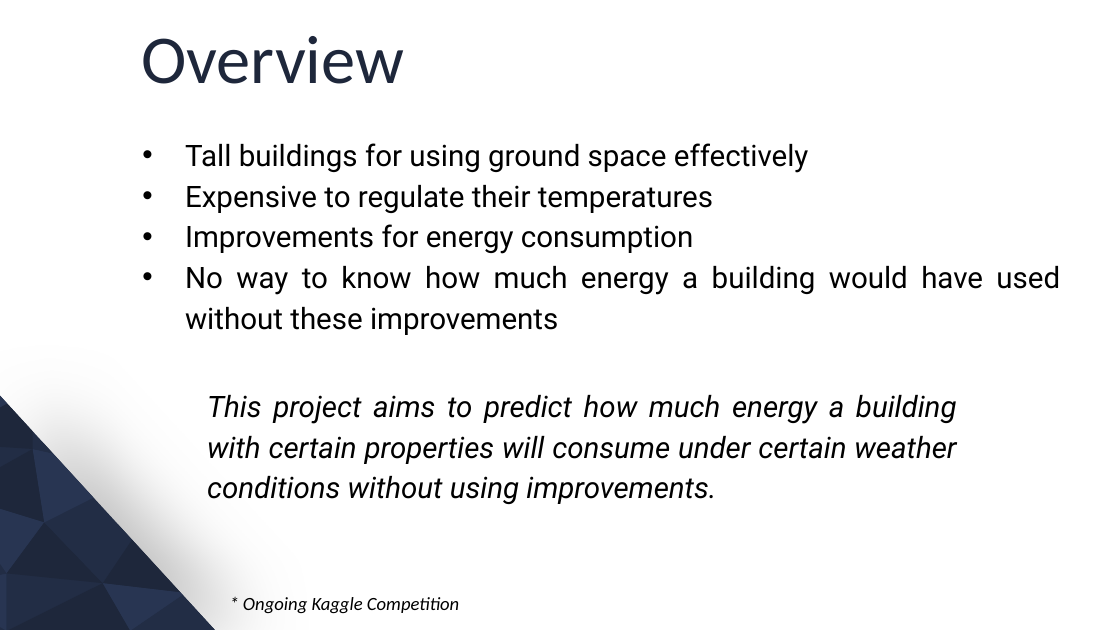
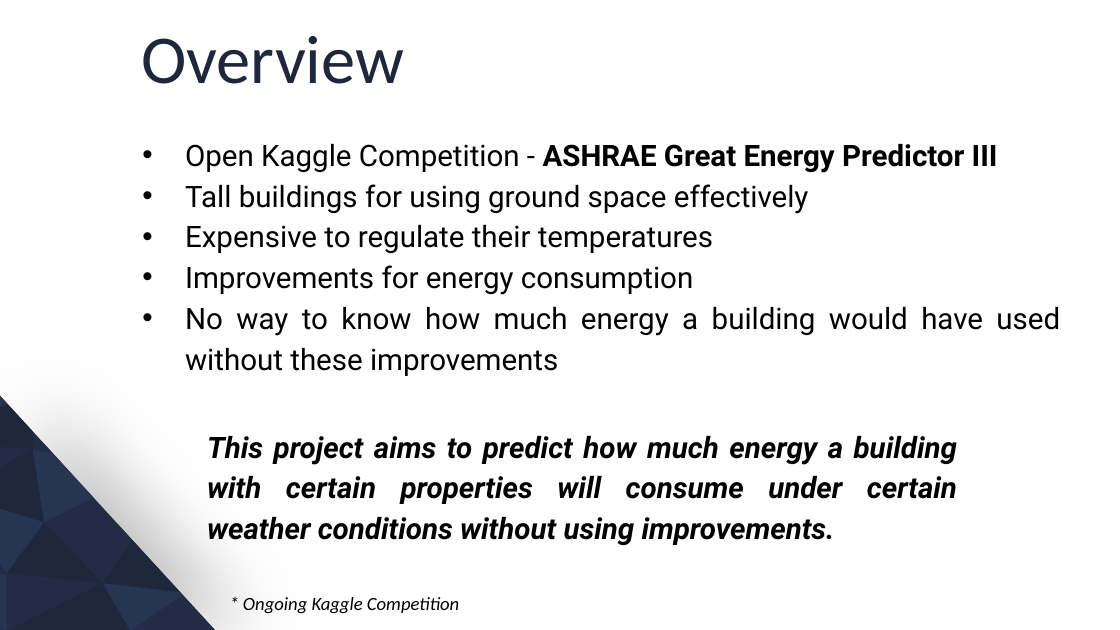
Before and after one commit to SnehalD14/Building-Energy-Prediction, a slide deck: slide 2 of Project Presentation.pptx. Drawn at 1120x630 pixels with LibreOffice and Linux fonts; fonts in the diff are those of the drawing; background and template pictures are left out. Boxes give left, top, right and bottom in pixels: in the first picture for what was removed or moved away, otherwise in the second. Text is boxed around its words. In the diff, an @@ line names an element or a change of style, - is before the commit and + after.

Commit message:
Updating Project Presentation

```diff
--- a/Project Presentation.pptx
+++ b/Project Presentation.pptx
@@ text at (x1=185, y1=144, x2=998, y2=173): paragraph added @@
+  • Open Kaggle Competition - ASHRAE Great Energy Predictor III
@@ text at (x1=207, y1=436, x2=957, y2=545): bold on in "This project aims to predict how much ..." @@
```
Also in this commit, not shown: 8 other slides changed, 2 slides added.
